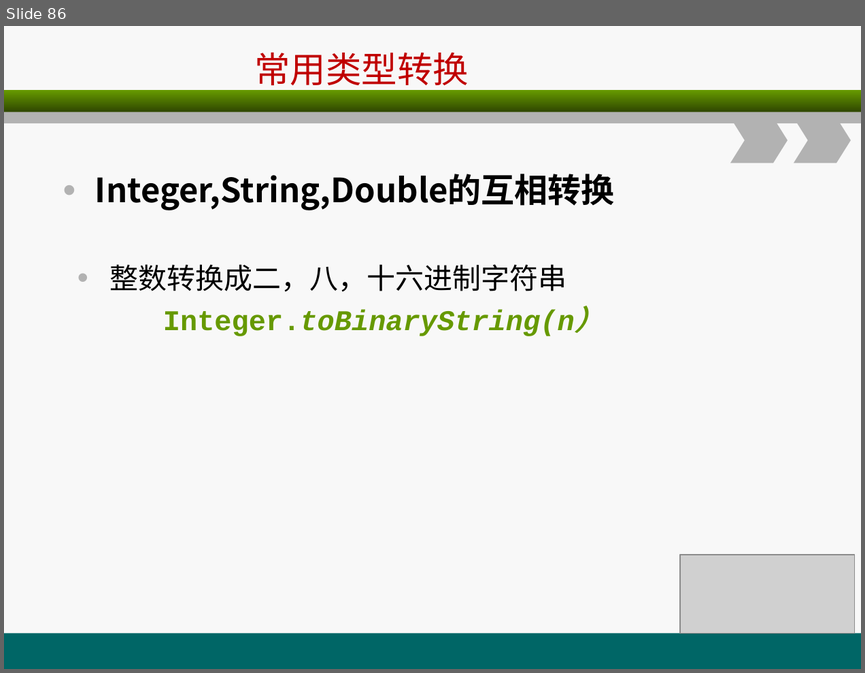
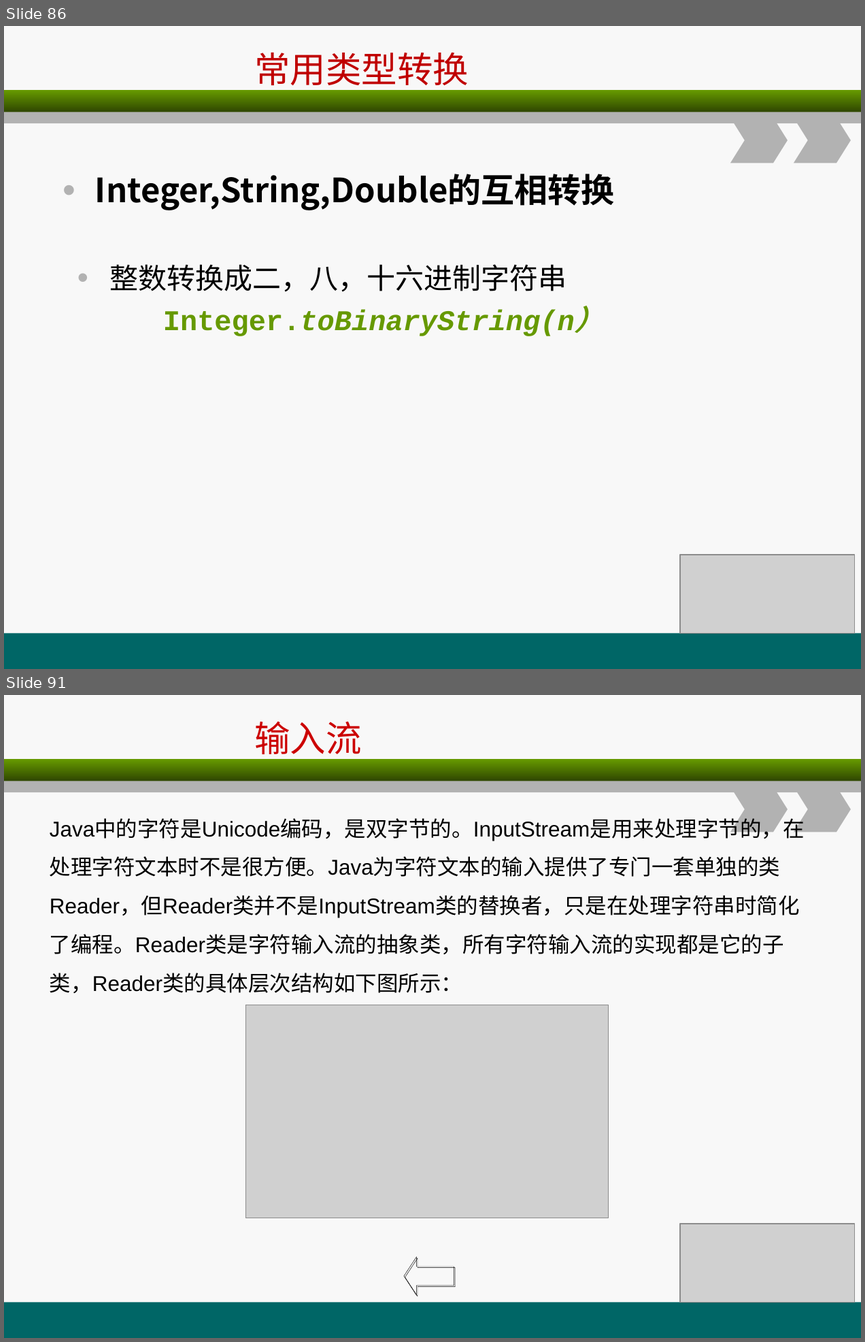
Before and after one commit to christwei/gitDoc, a slide deck: 课件/环宇/java编程基础/A3.ppt. Shown one above the other, each under a label of ours: slide 86 before the commit, slides 86 and 91 after it; the slides between them are not shown. The pictures are 865x673 and 865x1342 pixels, drawn with LibreOffice and Linux fonts; fonts in the diff are those of the drawing; grey boxes stand for pictures. Boxes give left, top, right and bottom in pixels: in the first picture for what was removed or moved away, otherwise in the second. Text is boxed around its words. In the diff, an @@ line names an element or a change of style, - is before the commit and + after.

```diff
--- a/课件/环宇/java编程基础/A3.ppt
+++ b/课件/环宇/java编程基础/A3.ppt
@@ slide 91 added at [4, 695, 861, 1338], background #F8F8F8; not listed: 5 template elements that a slide beside it also shows @@
@@ title added at [254, 722, 361, 761], 30 pt, text #CC0000 @@
+输入流
@@ text added at [50, 819, 804, 993], 18 pt, text #000000 @@
+Java中的字符是Unicode编码，是双字节的。InputStream是用来处理字节的，在处理字符文本时不是很方便。Java为字符文本的输入提供了专门一套单独的类Reader，但Reader类并不是InputStream类的替换者，只是在处理字符串时简化了编程。Reader类是字符输入流的抽象类，所有字符输入流的实现都是它的子类，Reader类的具体层次结构如下图所示：
@@ picture added at [245, 1005, 608, 1219] @@
@@ picture added at [680, 1223, 855, 1302] @@
@@ left arrow added at [404, 1257, 454, 1295], outline #000000 0.26 pt @@
```
Also in this commit, not shown: 3 slides changed, 24 other slides added, 10 other files.
